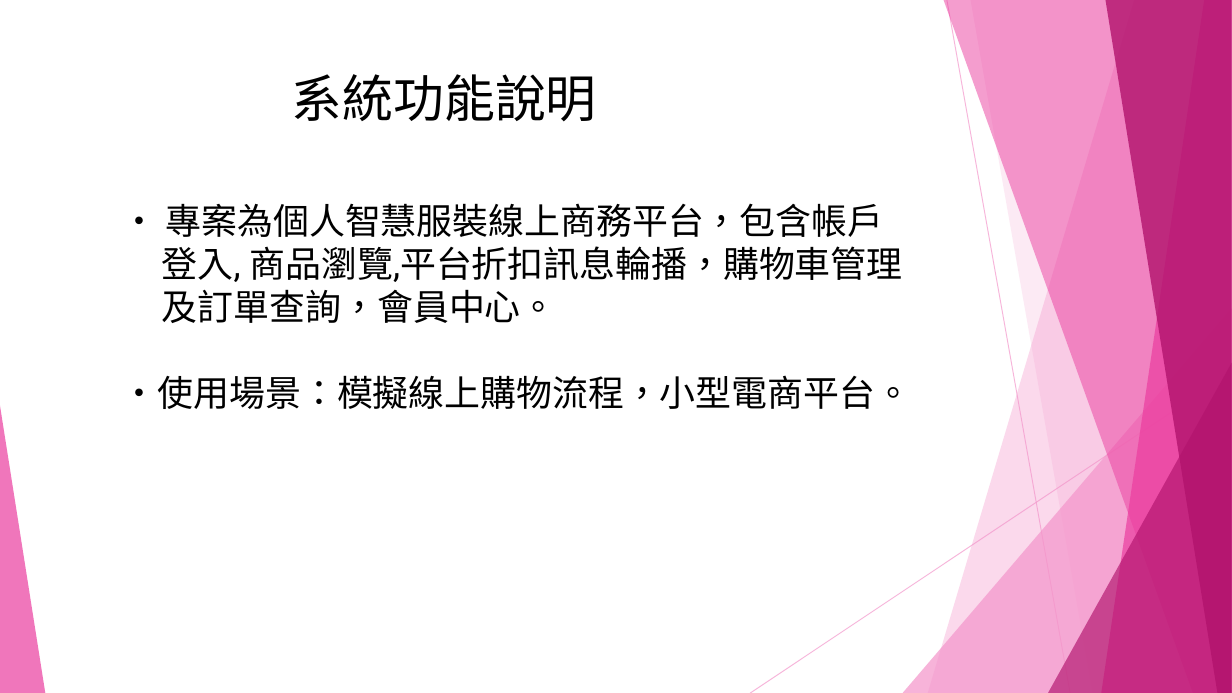
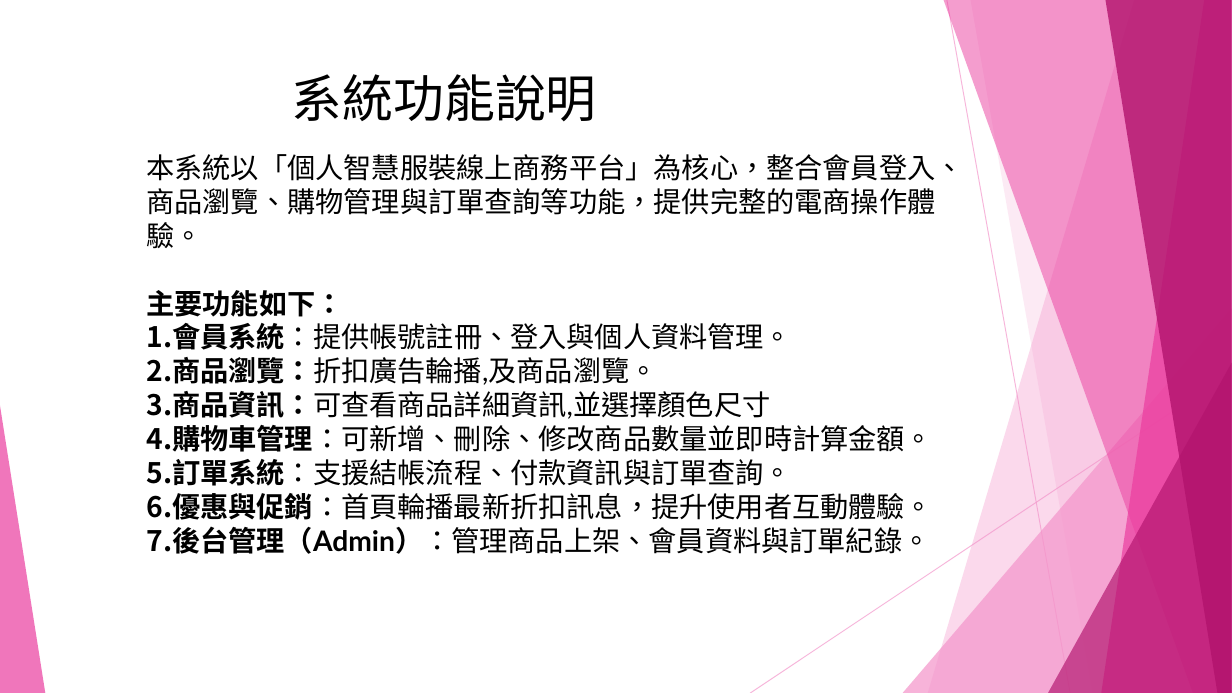
Before and after one commit to shoppingpd/powerpoint, a slide deck: slide 5 of ShoppingBuy專案1.pptx. Drawn at 1232x693 pixels with LibreOffice and Linux fonts; fonts in the diff are those of the drawing. Boxes give left, top, right and bottom in pixels: in the first picture for what was removed or moved away, otherwise in the second. Text is boxed around its words. In the diff, an @@ line names an element or a change of style, - is before the commit and + after.

```diff
--- a/ShoppingBuy專案1.pptx
+++ b/ShoppingBuy專案1.pptx
@@ text at [146, 154, 963, 554]: text changed; size 28 to 22 pt; font Roboto to Lato @@
-• 專案為個人智慧服裝線上商務平台，包含帳戶
-登入, 商品瀏覽,平台折扣訊息輪播，購物車管理
-及訂單查詢，會員中心。
-•使用場景：模擬線上購物流程，小型電商平台。
+本系統以「個人智慧服裝線上商務平台」為核心，整合會員登入、商品瀏覽、購物管理與訂單查詢等功能，提供完整的電商操作體驗。
+主要功能如下：
+1. 會員系統：提供帳號註冊、登入與個人資料管理。
+2. 商品瀏覽：折扣廣告輪播,及商品瀏覽。
+3. 商品資訊：可查看商品詳細資訊,並選擇顏色尺寸
+4. 購物車管理：可新增、刪除、修改商品數量並即時計算金額。
+5. 訂單系統：支援結帳流程、付款資訊與訂單查詢。
+6. 優惠與促銷：首頁輪播最新折扣訊息，提升使用者互動體驗。
+7. 後台管理（Admin）：管理商品上架、會員資料與訂單紀錄。
```
Also in this commit, not shown: 12 other slides changed, 3 slides added.
